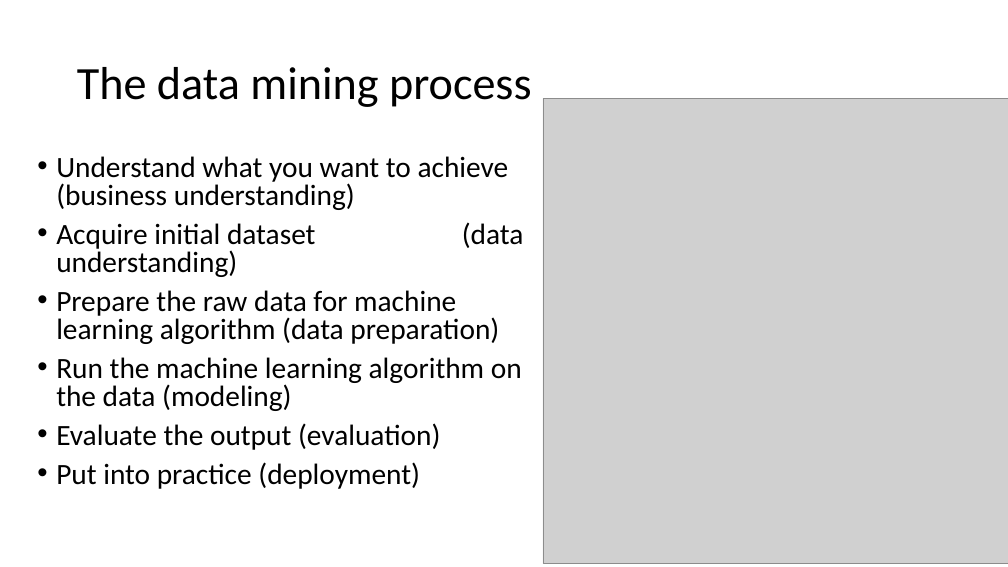
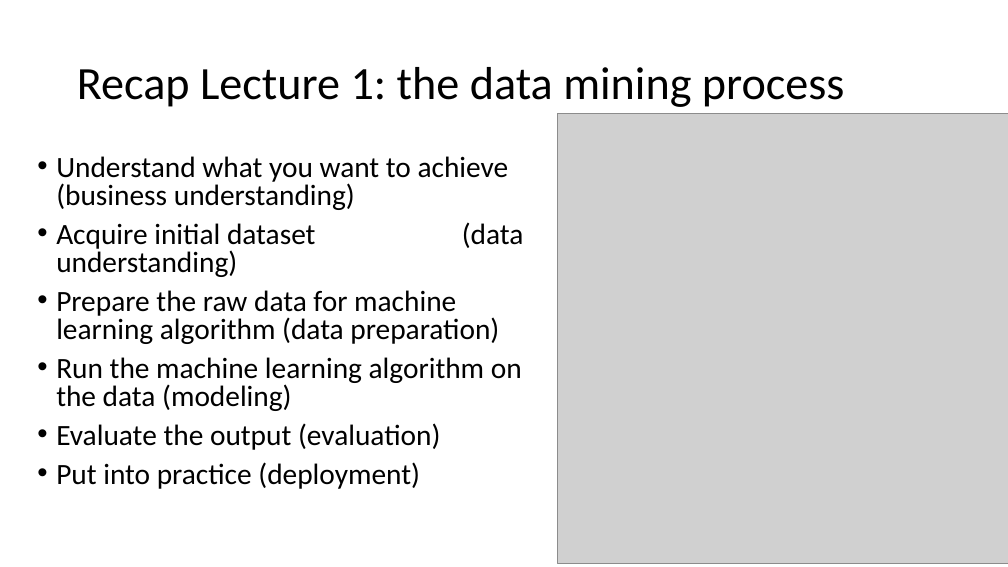
Before and after one commit to russellu/cs405, a slide deck: slide 3 of Lecture_02.pptx. Drawn at 1008x567 pixels with LibreOffice and Linux fonts; fonts in the diff are those of the drawing; grey boxes stand for pictures. Boxes give left, top, right and bottom in pixels: in the first picture for what was removed or moved away, otherwise in the second. Text is boxed around its words. In the diff, an @@ line names an element or a change of style, - is before the commit and + after.

```diff
--- a/Lecture_02.pptx
+++ b/Lecture_02.pptx
@@ title at bbox=[77, 67, 845, 107]: text changed @@
-The data mining process
+Recap Lecture 1: the data mining process
@@ picture: place and size @@
-picture at bbox=[543, 98, 1008, 563]
+picture at bbox=[558, 113, 1008, 564]
```
Also in this commit, not shown: 10 other slides changed, 1 slide added, 2 slides removed, 1 other file.
